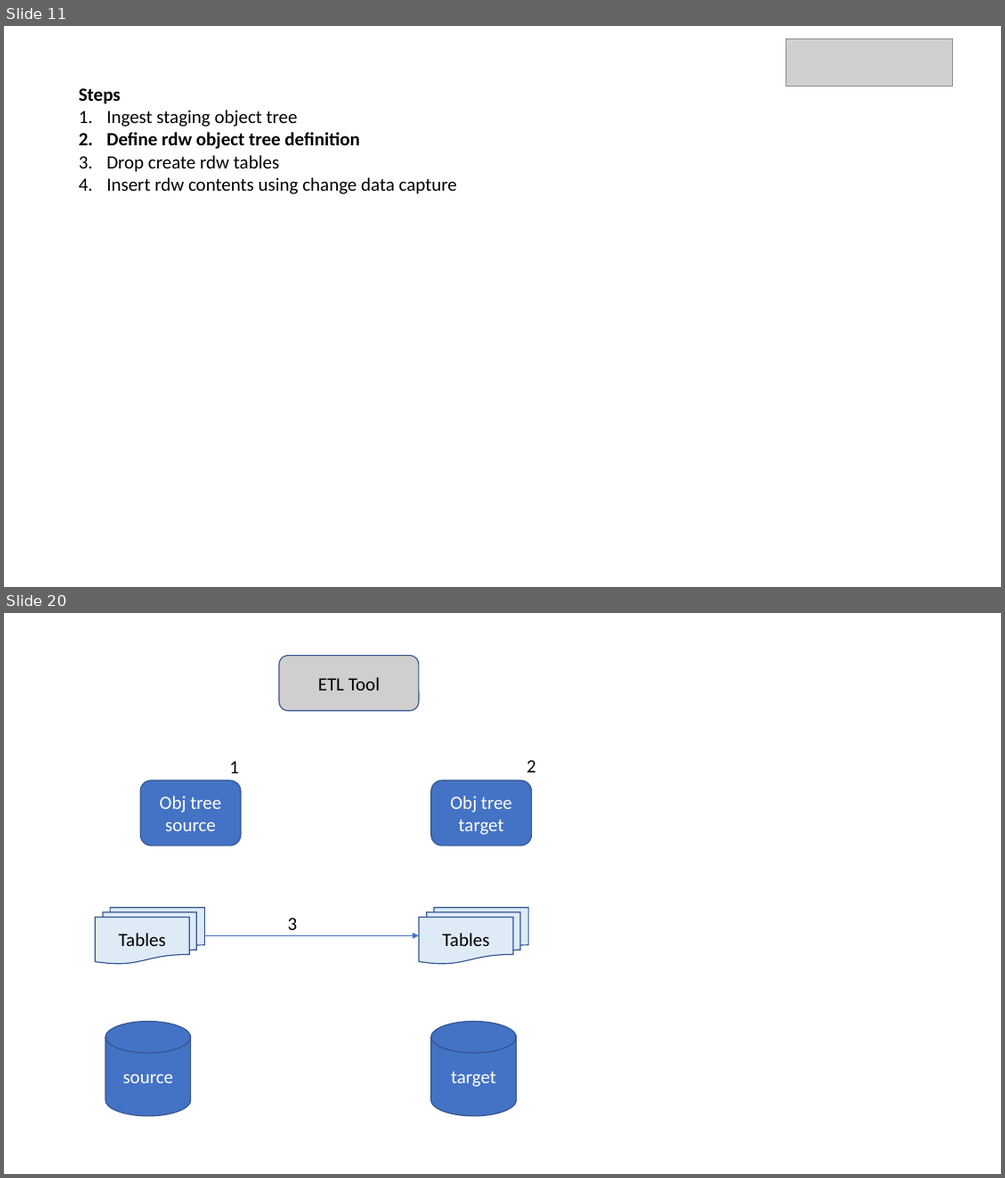
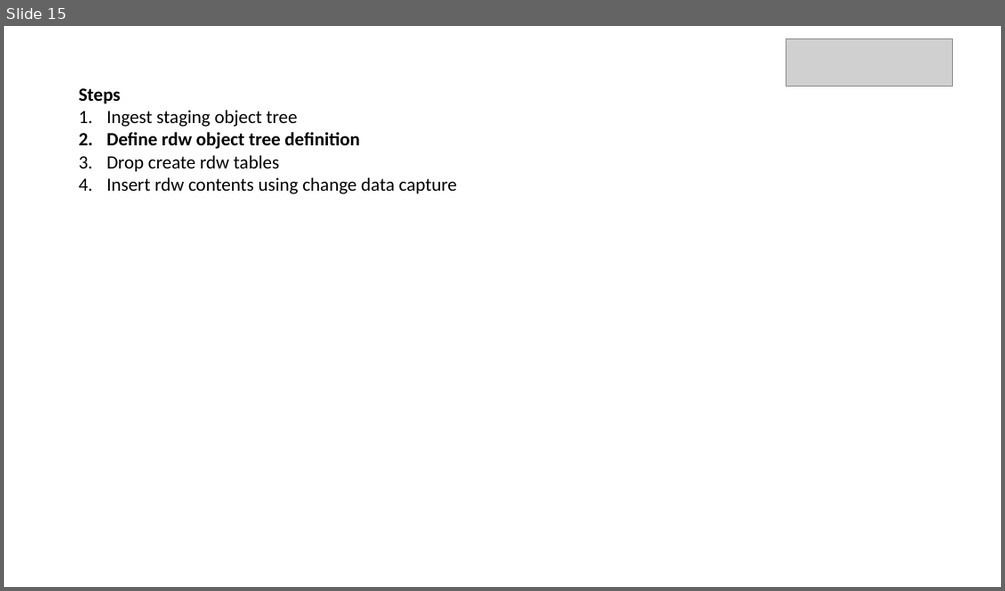
Before and after one commit to basvdberg/BETL, a slide deck: image/dwa_sas_vs_microsoft.pptx. Shown one above the other, each under a label of ours: slides 11 and 20 before the commit, slide 15 after it; the slides between them are not shown. The pictures are 1005x1178 and 1005x591 pixels, drawn with LibreOffice and Linux fonts; fonts in the diff are those of the drawing; grey boxes stand for pictures. Boxes give left, top, right and bottom in pixels: in the first picture for what was removed or moved away, otherwise in the second. Text is boxed around its words. In the diff, an @@ line names an element or a change of style, - is before the commit and + after.

```diff
--- a/image/dwa_sas_vs_microsoft.pptx
+++ b/image/dwa_sas_vs_microsoft.pptx
@@ slide 20 removed at (4,613,1001,1174), background #FFFFFF @@
@@ rounded rectangle removed at (279,656,419,711) @@
-ETL Tool
@@ text removed at (229,761,239,773) @@
-1
@@ text removed at (526,760,536,772) @@
-2
@@ rounded rectangle removed at (140,780,241,845) @@
-Obj tree source
@@ rounded rectangle removed at (431,780,531,845) @@
-Obj tree target
@@ flow chart multidocument removed at (96,908,205,964) @@
-Tables
@@ text removed at (288,917,298,936) @@
-3
@@ flow chart multidocument removed at (419,908,529,964) @@
-Tables
@@ arrow removed from (204, 935) to (419, 935) @@
@@ cylinder removed at (105,1022,191,1116) @@
-source
@@ cylinder removed at (431,1022,517,1116) @@
-target
@@ what was slide 11 is now slide 15 @@
```
Also in this commit, not shown: 7 slides changed, 12 slides added, 9 other slides removed, 2 other files.
